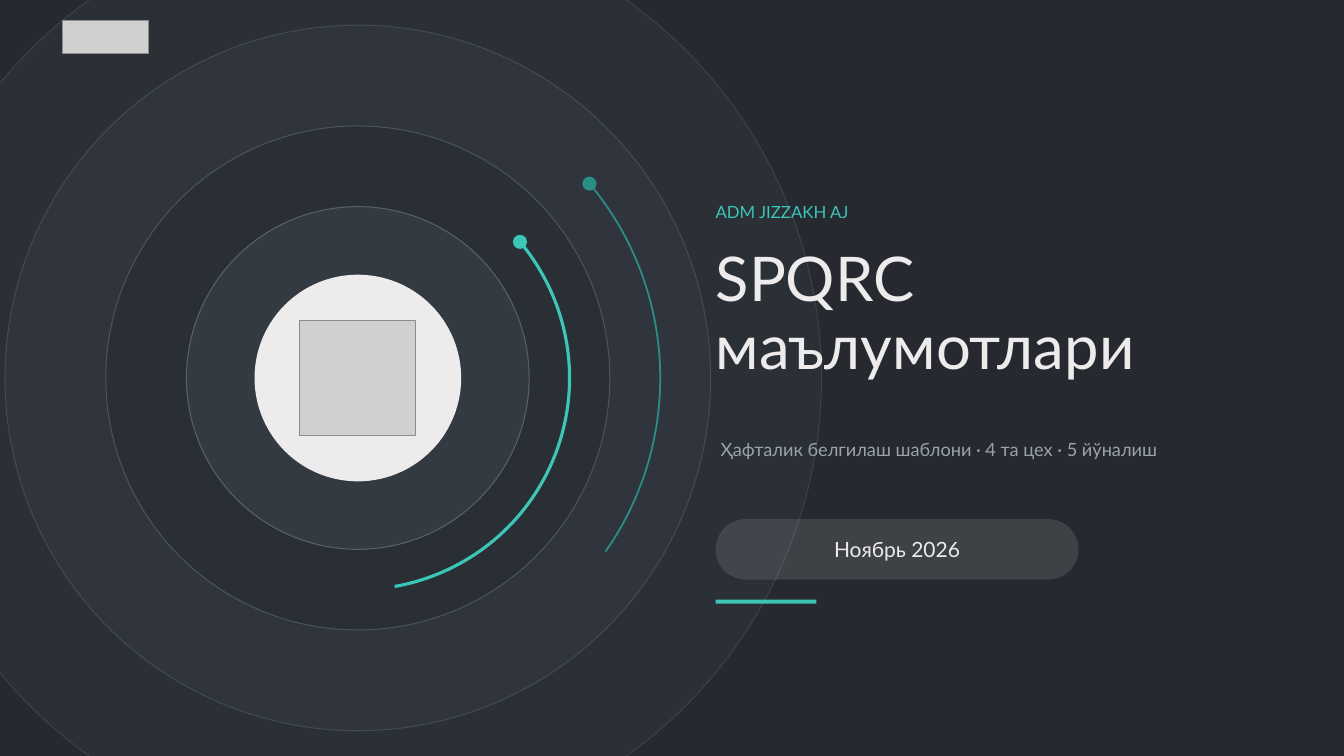
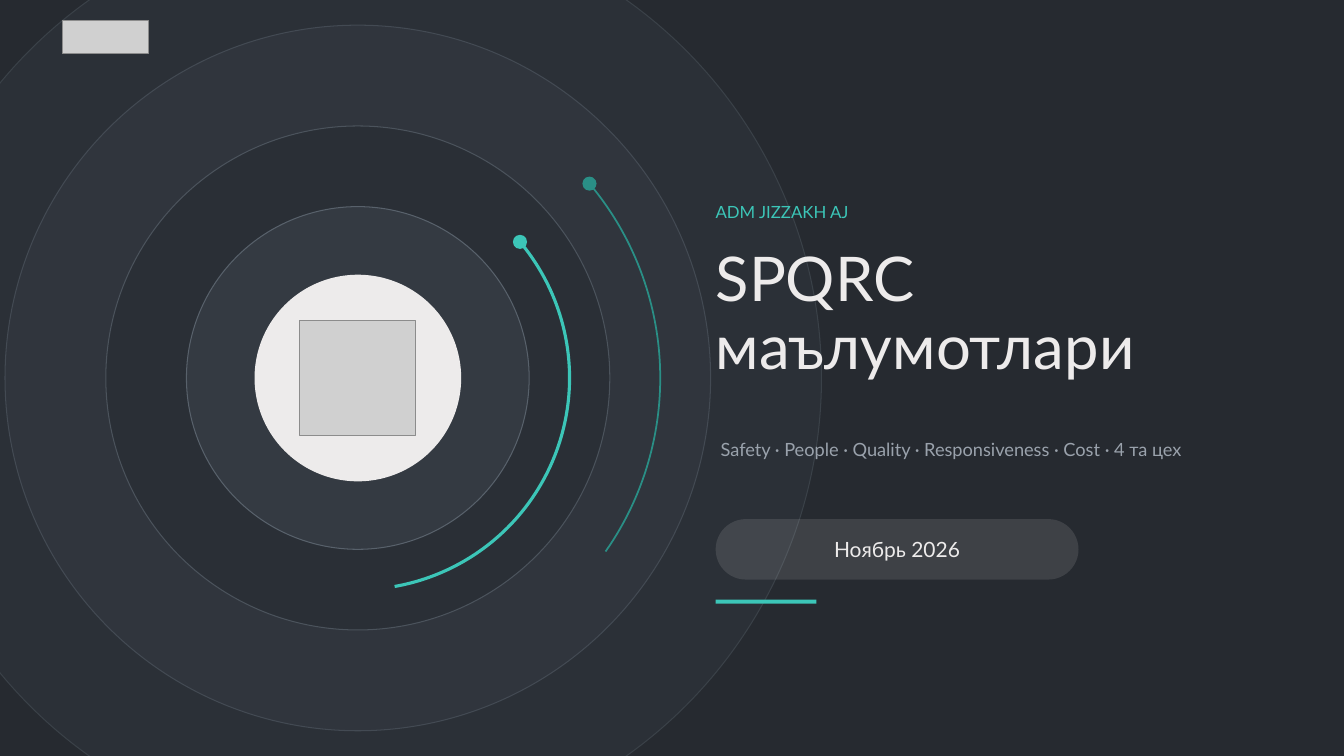
Before and after one commit to ula0740-ux/Loyha-, a slide deck: slide 1 of hisobot/spqrc/SPQRC_shablon.pptx. Drawn at 1344x756 pixels with LibreOffice and Linux fonts; fonts in the diff are those of the drawing; grey boxes stand for pictures. Boxes give left, top, right and bottom in pixels: in the first picture for what was removed or moved away, otherwise in the second. Text is boxed around its words. In the diff, an @@ line names an element or a change of style, - is before the commit and + after.

```diff
--- a/hisobot/spqrc/SPQRC_shablon.pptx
+++ b/hisobot/spqrc/SPQRC_shablon.pptx
@@ text at (x1=721, y1=442, x2=1181, y2=459): text changed @@
-Ҳафталик белгилаш шаблони · 4 та цех · 5 йўналиш
+Safety · People · Quality · Responsiveness · Cost · 4 та цех
```
Also in this commit, not shown: 6 other slides changed, 19 slides removed, 1 other file.
